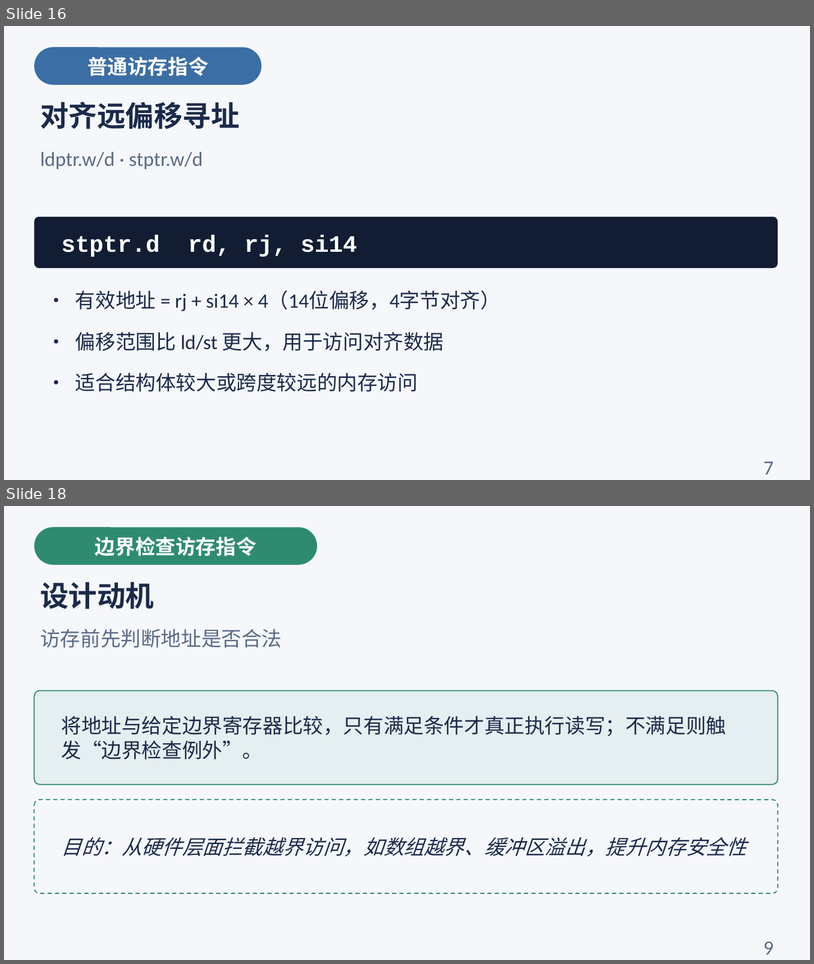
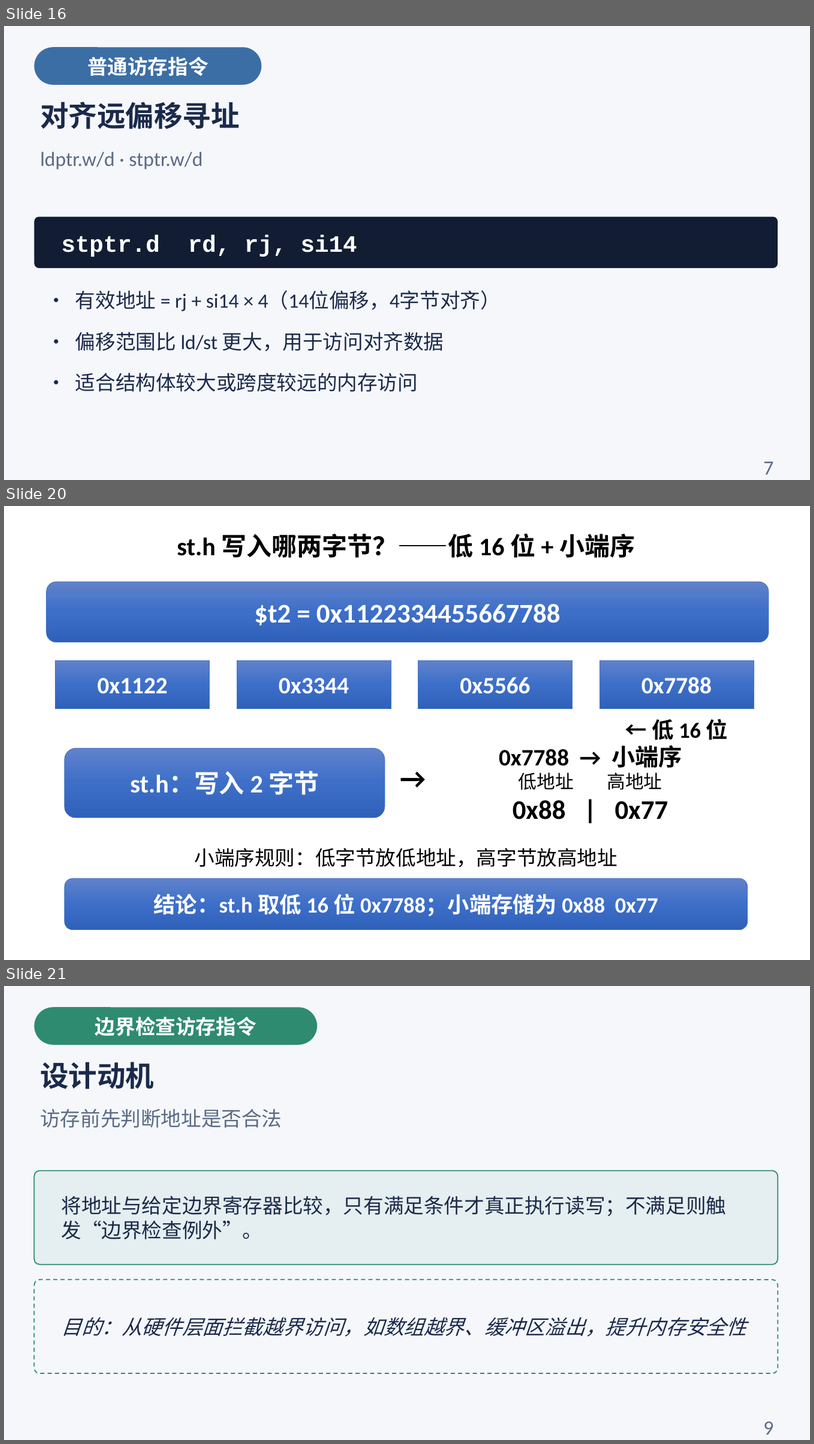
Before and after one commit to cxi218447-byte/miniOS, a slide deck: docs/04/04_load_store_course.pptx. Shown one above the other, each under a label of ours: slides 16 and 18 before the commit, slides 16, 20 and 21 after it; the slides between them are not shown. The pictures are 814x964 and 814x1444 pixels, drawn with LibreOffice and Linux fonts; fonts in the diff are those of the drawing. Boxes give left, top, right and bottom in pixels: in the first picture for what was removed or moved away, otherwise in the second. Text is boxed around its words. In the diff, an @@ line names an element or a change of style, - is before the commit and + after.

```diff
--- a/docs/04/04_load_store_course.pptx
+++ b/docs/04/04_load_store_course.pptx
@@ slide 20 added at <box>4,506,810,960</box>, background #FFFFFF @@
@@ text added at <box>177,534,635,558</box>, 30 pt, text #000000, bold @@
+st.h 写入哪两字节？——低 16 位 + 小端序
@@ rounded rectangle added at <box>47,582,769,642</box>, fill gradient #6183CB to #3E70CA to #3062BB, outline #4472C4 0.5 pt, 32 pt, text #FFFFFF, bold @@
+$t2 = 0x1122334455667788
@@ rectangle added at <box>56,660,210,709</box>, fill gradient #6183CB to #3E70CA to #3062BB, outline #4472C4 0.5 pt, 28 pt, text #FFFFFF, bold @@
+0x1122
@@ rectangle added at <box>237,660,391,709</box>, fill gradient #6183CB to #3E70CA to #3062BB, outline #4472C4 0.5 pt, 28 pt, text #FFFFFF, bold @@
+0x3344
@@ rectangle added at <box>419,660,573,709</box>, fill gradient #6183CB to #3E70CA to #3062BB, outline #4472C4 0.5 pt, 28 pt, text #FFFFFF, bold @@
+0x5566
@@ rectangle added at <box>600,660,754,709</box>, fill gradient #6183CB to #3E70CA to #3062BB, outline #4472C4 0.5 pt, 28 pt, text #FFFFFF, bold @@
+0x7788
@@ text added at <box>653,718,728,740</box>, 26 pt, text #000000, bold @@
+← 低 16 位
@@ rounded rectangle added at <box>65,748,385,817</box>, fill gradient #6183CB to #3E70CA to #3062BB, outline #4472C4 0.5 pt, 30 pt, text #FFFFFF, bold @@
+st.h：写入 2 字节
@@ text added at <box>394,757,431,805</box>, 34 pt, text #000000, bold @@
+→
@@ text added at <box>499,745,682,819</box>, 28 pt, text #000000, bold @@
+0x7788 → 小端序
+低地址 高地址
+0x88 | 0x77
@@ text added at <box>194,847,618,867</box>, 24 pt, text #000000 @@
+小端序规则：低字节放低地址，高字节放高地址
@@ rounded rectangle added at <box>65,878,748,930</box>, fill gradient #6183CB to #3E70CA to #3062BB, outline #4472C4 0.5 pt, 26 pt, text #FFFFFF, bold @@
+结论：st.h 取低 16 位 0x7788；小端存储为 0x88 0x77
@@ what was slide 18 is now slide 21 @@
```
Also in this commit, not shown: 3 slides changed, 2 other slides added, 1 other file.
